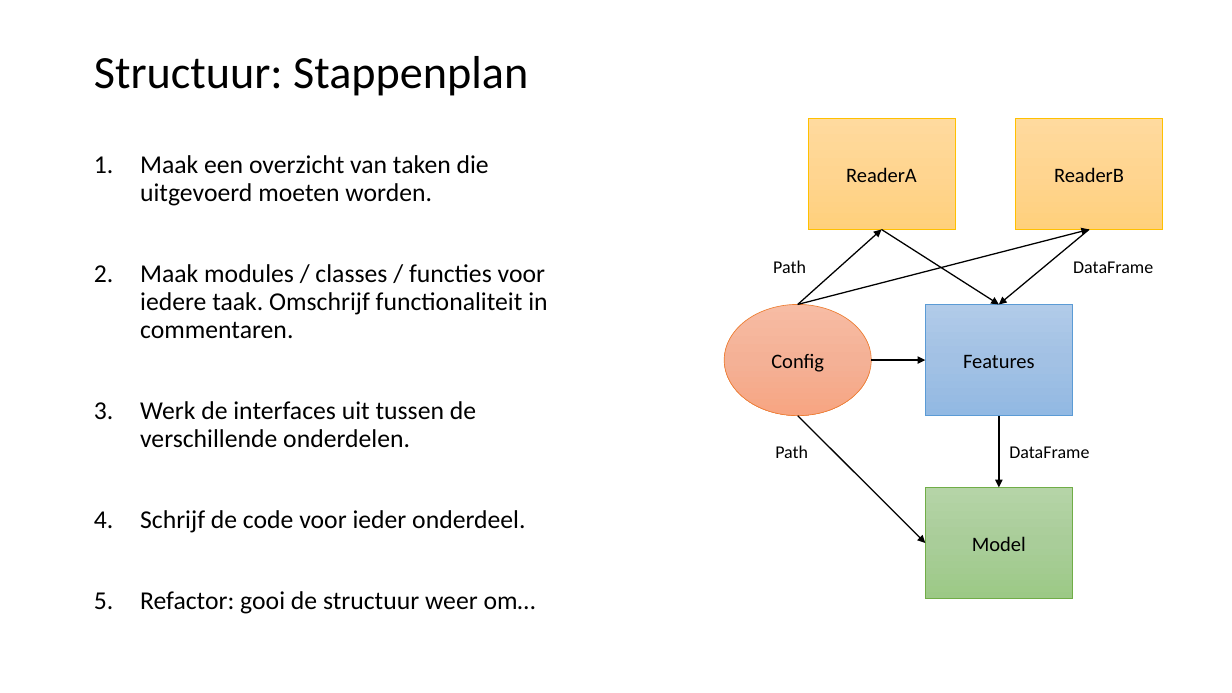
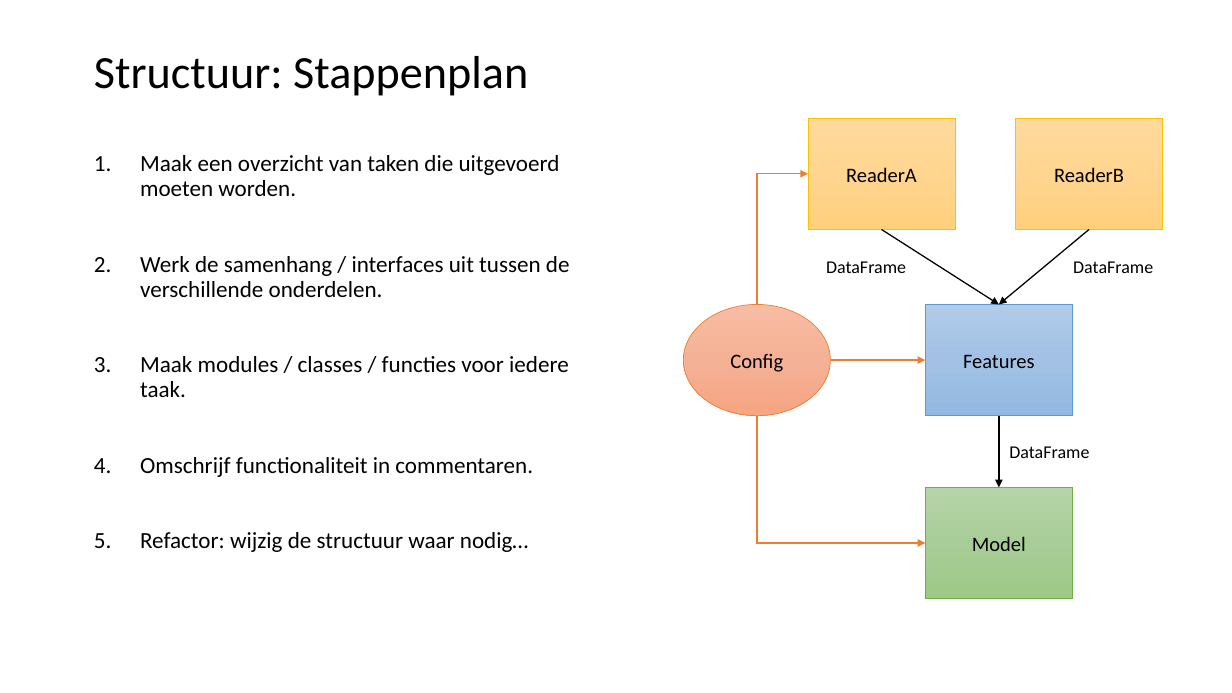
Before and after one commit to LFKoning/knowledge-sharing, a slide deck: slide 17 of python_course/2_production_code/python_cursus_2.pptx. Drawn at 1232x693 pixels with LibreOffice and Linux fonts; fonts in the diff are those of the drawing. Boxes give left, top, right and bottom in pixels: in the first picture for what was removed or moved away, otherwise in the second. Text is boxed around its words. In the diff, an @@ line names an element or a change of style, - is before the commit and + after.

```diff
--- a/python_course/2_production_code/python_cursus_2.pptx
+++ b/python_course/2_production_code/python_cursus_2.pptx
@@ text at (140, 155, 560, 196): size 20 to 18 pt in "Maak een overzicht van taken die uitgevoerd ..." @@
@@ elbow arrow added from (757, 304) to (808, 174), #ED7D31 1 pt @@
@@ text at (140, 256, 570, 552): text changed; size 20 to 18 pt @@
-2. Maak modules / classes / functies voor iedere taak. Omschrijf functionaliteit in commentaren.
-3. Werk de interfaces uit tussen de verschillende onderdelen.
-4. Schrijf de code voor ieder onderdeel.
-5. Refactor: gooi de structuur weer om…
+2. Werk de samenhang / interfaces uit tussen de verschillende onderdelen.
+3. Maak modules / classes / functies voor iedere taak.
+4. Omschrijf functionaliteit in commentaren.
+5. Refactor: wijzig de structuur waar nodig…
@@ text added at (826, 261, 906, 273), 14 pt, text #000000 @@
+DataFrame
@@ ellipse "Config": place and size @@
-ellipse "Config" at (725, 304, 872, 415)
+ellipse "Config" at (684, 304, 831, 415)
@@ arrow moved from (872, 360) - (925, 360) to (831, 360) - (925, 360) @@
@@ arrow (831, 360) - (925, 360): stroke #000000 1 pt to #ED7D31 1 pt @@
@@ elbow arrow added from (757, 416) to (925, 543), #ED7D31 1 pt @@
@@ group removed at (773, 229, 1090, 543): 3 arrows, 2 texts @@
-Path
-Path
```
Also in this commit, not shown: 12 other slides changed, 3 slides added, 2 slides removed.
